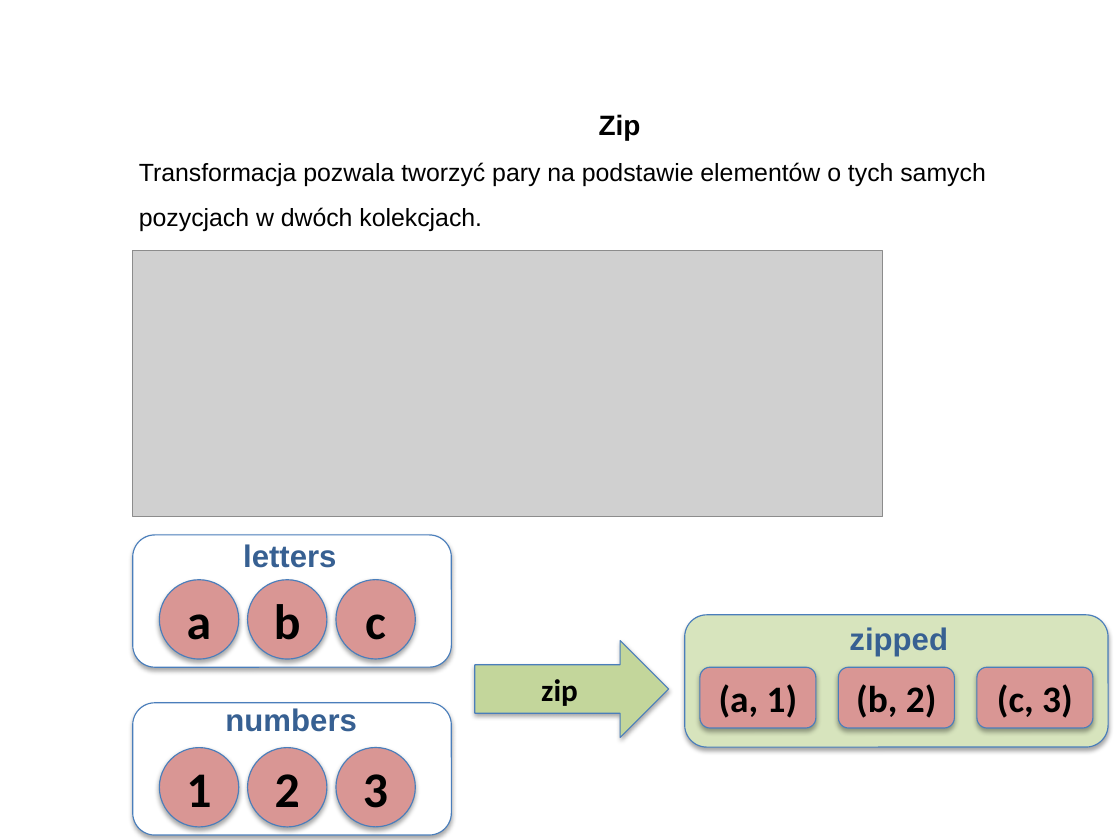
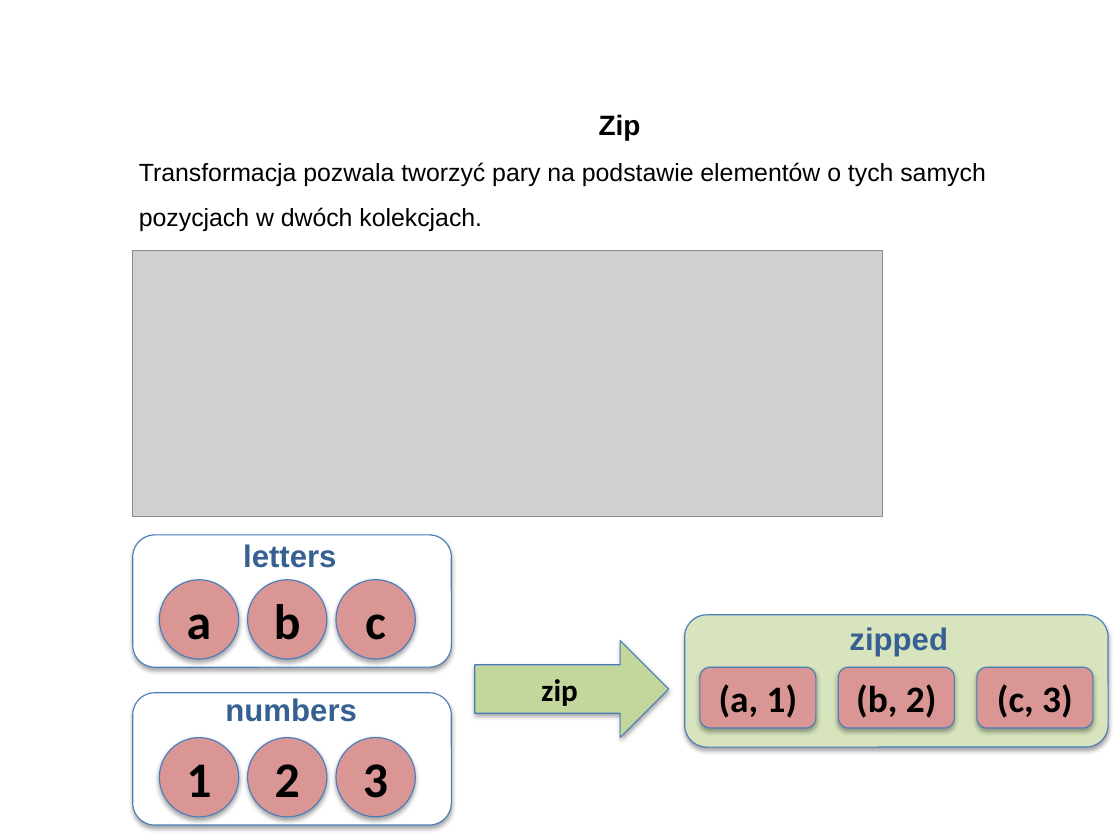
Before and after one commit to RafLew84/ProgUM, a slide deck: slide 19 of PUM1/Wyk/Wyklad4.pptx. Drawn at 1120x840 pixels with LibreOffice and Linux fonts; fonts in the diff are those of the drawing; grey boxes stand for pictures; background and template pictures are left out. Boxes give left, top, right and bottom in pixels: in the first picture for what was removed or moved away, otherwise in the second. Text is boxed around its words. In the diff, an @@ line names an element or a change of style, - is before the commit and + after.

```diff
--- a/PUM1/Wyk/Wyklad4.pptx
+++ b/PUM1/Wyk/Wyklad4.pptx
@@ 3 ellipses, 1 text, 1 rounded rectangle: place and size @@
-3 ellipses, 1 text, 1 rounded rectangle at (133, 703, 451, 836)
+3 ellipses, 1 text, 1 rounded rectangle at (133, 693, 451, 825)
```
Also in this commit, not shown: 3 other slides changed.
